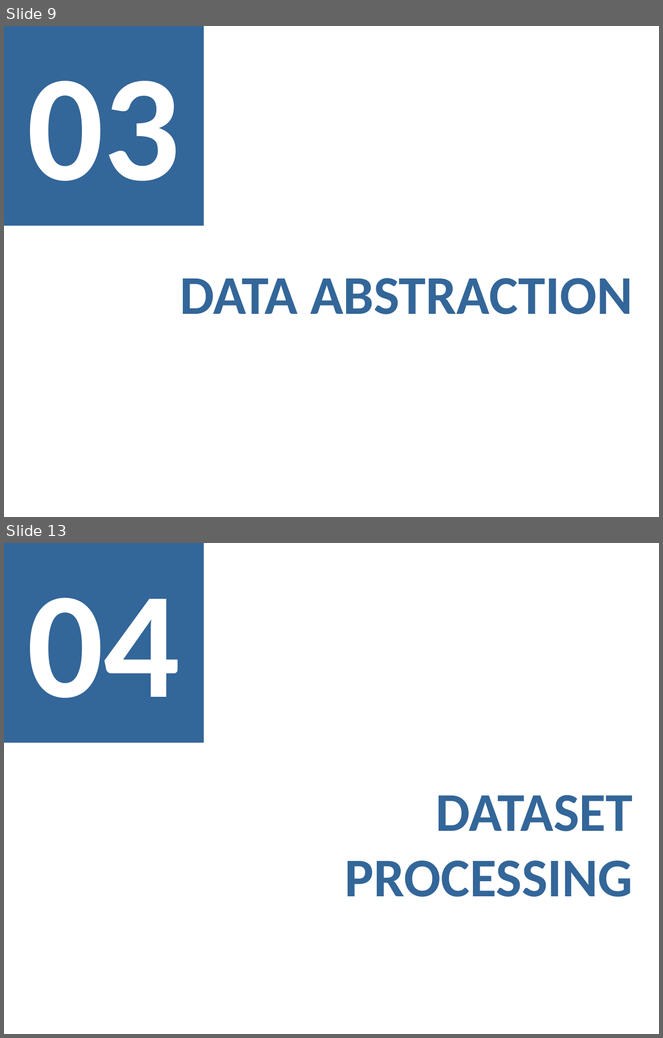
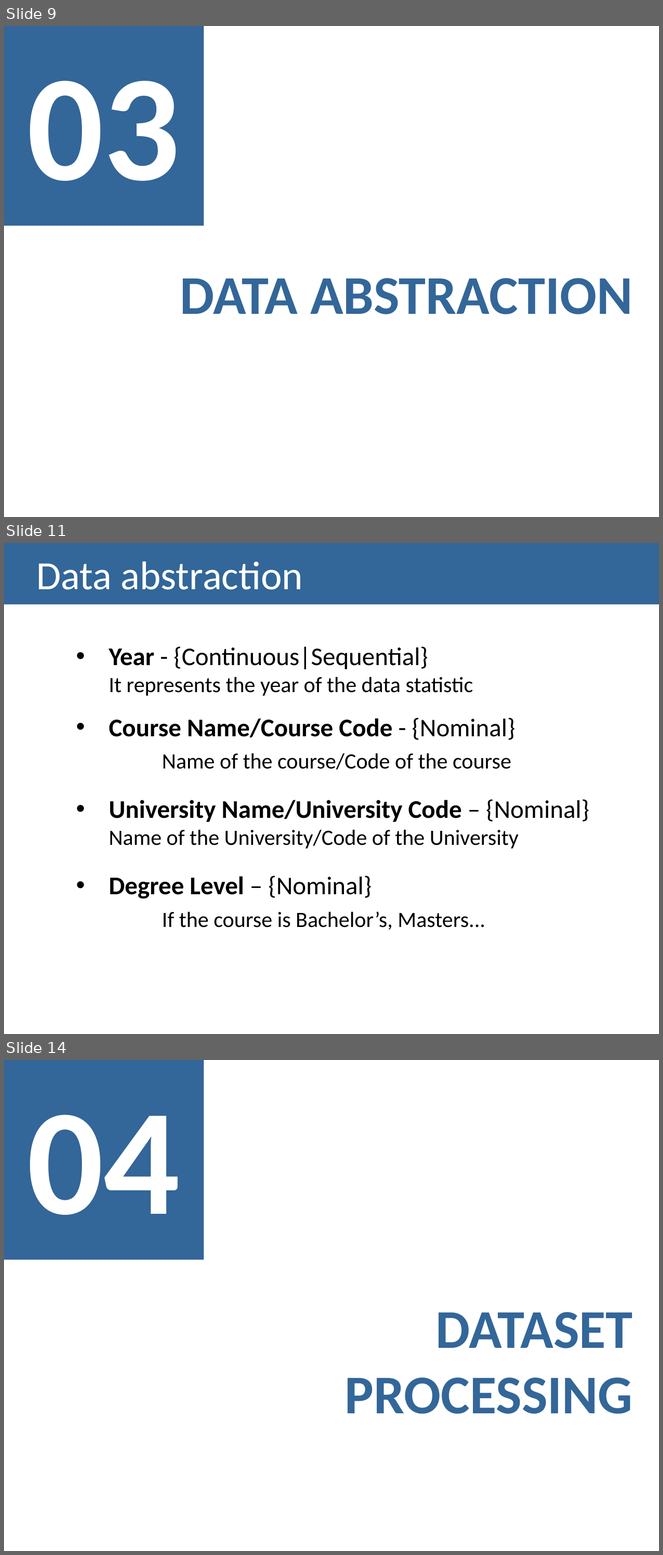
Before and after one commit to Strabox/Higher-Education-Unemployment-Portugal, a slide deck: II-Checkpoint/II-Checkpoint Presentation.pptx. Shown one above the other, each under a label of ours: slides 9 and 13 before the commit, slides 9, 11 and 14 after it; the slides between them are not shown. The pictures are 663x1038 and 663x1555 pixels, drawn with LibreOffice and Linux fonts; fonts in the diff are those of the drawing. Boxes give left, top, right and bottom in pixels: in the first picture for what was removed or moved away, otherwise in the second. Text is boxed around its words. In the diff, an @@ line names an element or a change of style, - is before the commit and + after.

```diff
--- a/II-Checkpoint/II-Checkpoint Presentation.pptx
+++ b/II-Checkpoint/II-Checkpoint Presentation.pptx
@@ slide 11 added at (4, 543, 659, 1034), background #FFFFFF @@
@@ title added at (4, 543, 659, 604), fill #336699, 44 pt, text #FFFFFF @@
+Data abstraction
@@ text added at (109, 646, 590, 930), 24 pt, text #000000 @@
+  • Year - {Continuous|Sequential}
+    It represents the year of the data statistic
+  • Course Name/Course Code - {Nominal}
+  Name of the course/Code of the course
+  • University Name/University Code – {Nominal} Name of the University/Code of the University
+  • Degree Level – {Nominal}
+  If the course is Bachelor’s, Masters...
@@ what was slide 13 is now slide 14 @@
```
Also in this commit, not shown: 7 slides changed, 2 other slides added, 2 slides removed.
